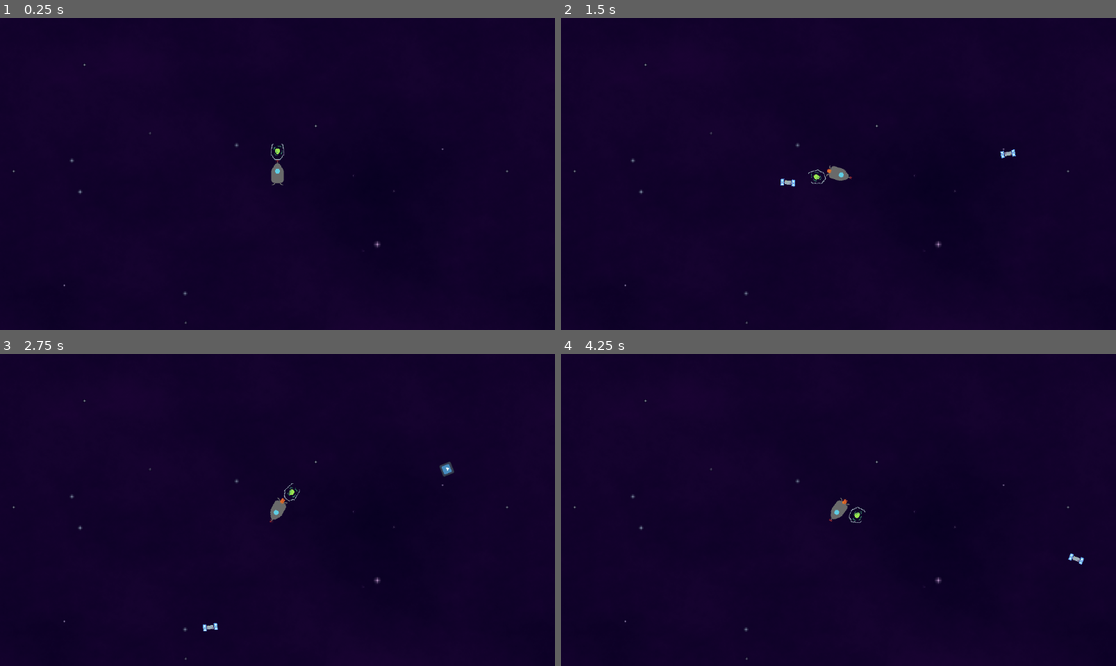
Above: before the commit, frames 1-4 (two rows, left to right).
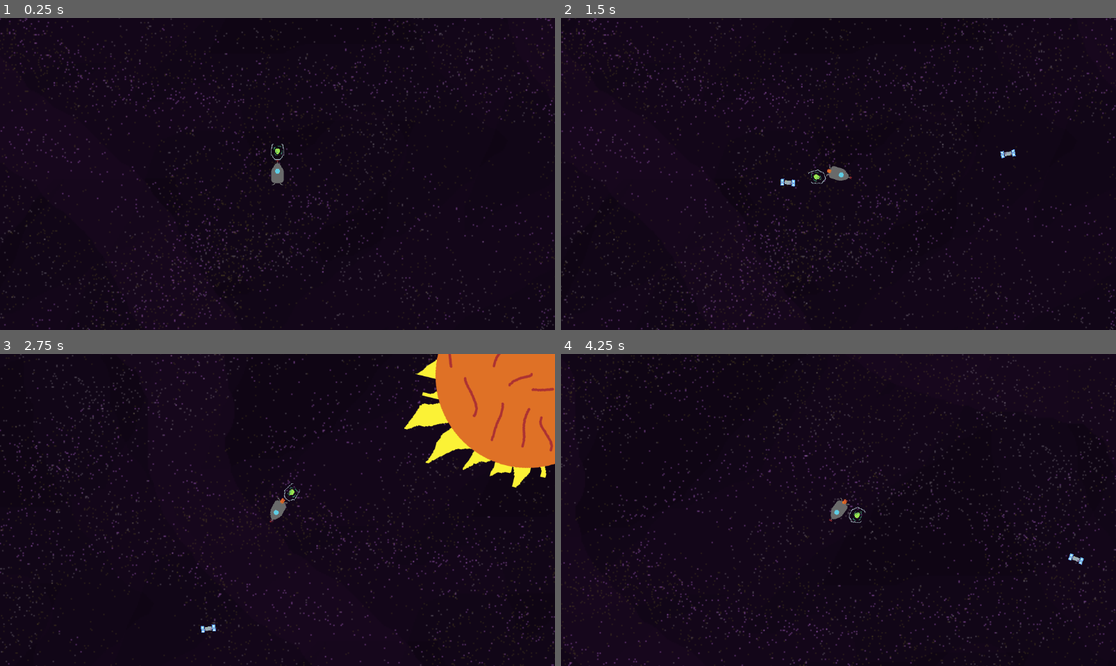
Above: after the commit, the same moments.

Repository: Shlok-Bhakta/UnlimitedLimitedSpace
Game: Godot game, scene res://scenes/game.tscn
The game is run twice, just before and just after one commit, with the same random seed, the same clock (stepped at 60 frames per second) and the same inputs. The engine's default icon, where the game draws it, is replaced by a stand-in: a white triangle on a blue panel in a dark square.
Inputs (mouse positions are in pixels of both pictures, inside the frame that each line leads up to):
- Up to frame 1 (0.25 s): no input
- Up to frame 2 (1.5 s): tap Enter at 0.5 s; move the mouse to (960, 158) at 0.52 s; hold D (rotate_right) 0.53-1.28 s; click (960, 158) at 0.6 s; move the mouse to (727, 189) at 1.27 s; hold S (backward) from 1.28 s (still down); click (727, 189) at 1.35 s
- Up to frame 3 (2.75 s): move the mouse to (333, 441) at 2.02 s; release S (backward) at 2.03 s; hold D (rotate_right) from 2.03 s (still down); click (333, 441) at 2.1 s
- Up to frame 4 (4.25 s): move the mouse to (810, 572) at 2.77 s; release D (rotate_right) at 2.78 s; hold W (forward) 2.78-3.53 s; click (810, 572) at 2.85 s; move the mouse to (1005, 556) at 3.52 s; hold A (rotate_left) from 3.53 s (still down); click (1005, 556) at 3.6 s

The runs differ from the first frame. In frame 1, 3.9% of the frame differs, in the area x 0-100%, y 0-100%; in frame 2, 4.0%; in frame 3, 15%; in frame 4, 11%.

Commit message:
New Assets and fix Paralax

Diff:
--- a/scenes/Yeetables/planet.tscn
+++ b/scenes/Yeetables/planet.tscn
@@ -67,6 +67,8 @@
 
 [node name="Planet" type="Node2D"]
 script = ExtResource("1_0f4d5")
+Mass = 500.0
+Type = "Planet"
 
 [node name="AnimatedSprite2D" type="AnimatedSprite2D" parent="."]
 texture_filter = 1
--- a/scenes/Yeetables/satelite.tscn
+++ b/scenes/Yeetables/satelite.tscn
@@ -26,6 +26,8 @@
 
 [node name="Satelite" type="Node2D"]
 script = ExtResource("1_3nm8g")
+Mass = 0.1
+Type = "Satelite"
 
 [node name="AnimatedSprite2D" type="AnimatedSprite2D" parent="."]
 texture_filter = 1
--- a/scenes/Yeetables/stars.tscn
+++ b/scenes/Yeetables/stars.tscn
@@ -1,11 +1,41 @@
-[gd_scene load_steps=3 format=3 uid="uid://drg6e0gukk6c2"]
+[gd_scene load_steps=7 format=3 uid="uid://drg6e0gukk6c2"]
 
 [ext_resource type="Script" uid="uid://b57dabky2lj3h" path="res://scripts/bodies.gd" id="1_rs5ub"]
-[ext_resource type="Texture2D" uid="uid://db4deuwd5qpqn" path="res://assets/icon.svg" id="1_ucpii"]
+[ext_resource type="Texture2D" uid="uid://b80e83boks7wt" path="res://assets/Star/Sun-Sheet.png" id="2_qx5pa"]
+
+[sub_resource type="AtlasTexture" id="AtlasTexture_efxk5"]
+atlas = ExtResource("2_qx5pa")
+region = Rect2(0, 0, 512, 512)
+
+[sub_resource type="AtlasTexture" id="AtlasTexture_avg1w"]
+atlas = ExtResource("2_qx5pa")
+region = Rect2(512, 0, 512, 512)
+
+[sub_resource type="AtlasTexture" id="AtlasTexture_gbciq"]
+atlas = ExtResource("2_qx5pa")
+region = Rect2(1024, 0, 512, 512)
+
+[sub_resource type="SpriteFrames" id="SpriteFrames_fagaa"]
+animations = [{
+"frames": [{
+"duration": 1.0,
+"texture": SubResource("AtlasTexture_efxk5")
+}, {
+"duration": 1.0,
+"texture": SubResource("AtlasTexture_avg1w")
+}, {
+"duration": 1.0,
+"texture": SubResource("AtlasTexture_gbciq")
+}],
+"loop": true,
+"name": &"default",
+"speed": 5.0
+}]
 
 [node name="Star" type="Node2D"]
 script = ExtResource("1_rs5ub")
+Mass = 10000.0
 
-[node name="Sprite2D" type="Sprite2D" parent="."]
-scale = Vector2(0.2, 0.2)
-texture = ExtResource("1_ucpii")
+[node name="AnimatedSprite2D" type="AnimatedSprite2D" parent="."]
+sprite_frames = SubResource("SpriteFrames_fagaa")
+autoplay = "default"
--- a/scenes/background.tscn
+++ /dev/null
@@ -1,12 +0,0 @@
-[gd_scene load_steps=2 format=3 uid="uid://dhx5ilfu2yke4"]
-
-[ext_resource type="Texture2D" uid="uid://d3q0pqymu87cq" path="res://assets/Background/back.png" id="1_back"]
-
-[node name="ParallaxBackground" type="ParallaxBackground"]
-
-[node name="BackgroundLayer" type="ParallaxLayer" parent="."]
-motion_scale = Vector2(0, 0)
-motion_mirroring = Vector2(256, 256)
-
-[node name="BackgroundSprite" type="Sprite2D" parent="BackgroundLayer"]
-texture = ExtResource("1_back")
--- a/scenes/game.tscn
+++ b/scenes/game.tscn
@@ -1,14 +1,14 @@
 [gd_scene load_steps=17 format=3 uid="uid://dpmh3w654mr7k"]
 
-[ext_resource type="PackedScene" uid="uid://dhx5ilfu2yke4" path="res://scenes/background.tscn" id="1_p57ef"]
 [ext_resource type="PackedScene" uid="uid://dvvycmh1tdk16" path="res://scenes/universe.tscn" id="2_iywne"]
 [ext_resource type="Texture2D" uid="uid://ctlq8qll1tkqd" path="res://assets/Ship/ShipMoving-Sheet.png" id="2_u5sy4"]
 [ext_resource type="Texture2D" uid="uid://ci5gf41v3wees" path="res://assets/Ship/ShipStill.png" id="3_gee14"]
-[ext_resource type="Script" uid="uid://b2eq4dd1tkjdi" path="res://scripts/universe.gd" id="3_p57ef"]
+[ext_resource type="Script" path="res://scripts/universe.gd" id="3_p57ef"]
 [ext_resource type="Script" uid="uid://bkalaj075i27h" path="res://scripts/ship.gd" id="4_0tnpc"]
 [ext_resource type="Script" uid="uid://cn6w5mltx4alb" path="res://scripts/gunturn.gd" id="5_gee14"]
 [ext_resource type="Texture2D" uid="uid://cgdjfyn2854vi" path="res://assets/Ship/YeetGun-Sheet.png" id="6_0tnpc"]
 [ext_resource type="Script" uid="uid://dwo1hn6fcspyy" path="res://scripts/gunshoot.gd" id="8_gee14"]
+[ext_resource type="Texture2D" uid="uid://btv5vk8umggrv" path="res://assets/Background/Background2.png" id="9_0tnpc"]
 
 [sub_resource type="AtlasTexture" id="AtlasTexture_kdubu"]
 atlas = ExtResource("2_u5sy4")
@@ -71,8 +71,6 @@
 
 [node name="Game" type="Node2D"]
 
-[node name="ParallaxBackground" parent="." instance=ExtResource("1_p57ef")]
-
 [node name="universe" parent="." instance=ExtResource("2_iywne")]
 unique_name_in_owner = true
 script = ExtResource("3_p57ef")
@@ -86,7 +84,6 @@
 script = ExtResource("4_0tnpc")
 
 [node name="Camera2D" type="Camera2D" parent="universe/SpaceShip"]
-scale = Vector2(1.54864, 5.71165)
 
 [node name="RotateAnchor" type="Node2D" parent="universe/SpaceShip"]
 rotation = -1.5708
@@ -104,5 +101,19 @@
 
 [node name="Timer" type="Timer" parent="universe/SpaceShip"]
 
+[node name="Parallax2D" type="Parallax2D" parent="."]
+z_index = -100
+scroll_scale = Vector2(1.5, 1.5)
+repeat_size = Vector2(10240, 10240)
+repeat_times = 5
+
+[node name="Sprite2D" type="Sprite2D" parent="Parallax2D"]
+texture_repeat = 2
+scale = Vector2(2.5, 2.5)
+texture = ExtResource("9_0tnpc")
+centered = false
+region_enabled = true
+region_rect = Rect2(0, 0, 10240, 10240)
+
 [connection signal="child_entered_tree" from="." to="universe" method="_on_game_child_entered_tree"]
 [connection signal="child_entered_tree" from="universe" to="universe" method="_on_child_entered_tree"]
Binary file added: assets/Background/Background2.aseprite
Binary file added: assets/Background/Background2.png
Not shown, added: assets/Background/Background2.png.import
Binary file added: assets/Star/Sun-Sheet.png
Not shown, added: assets/Star/Sun-Sheet.png.import
Binary file added: assets/Star/Sun.aseprite
